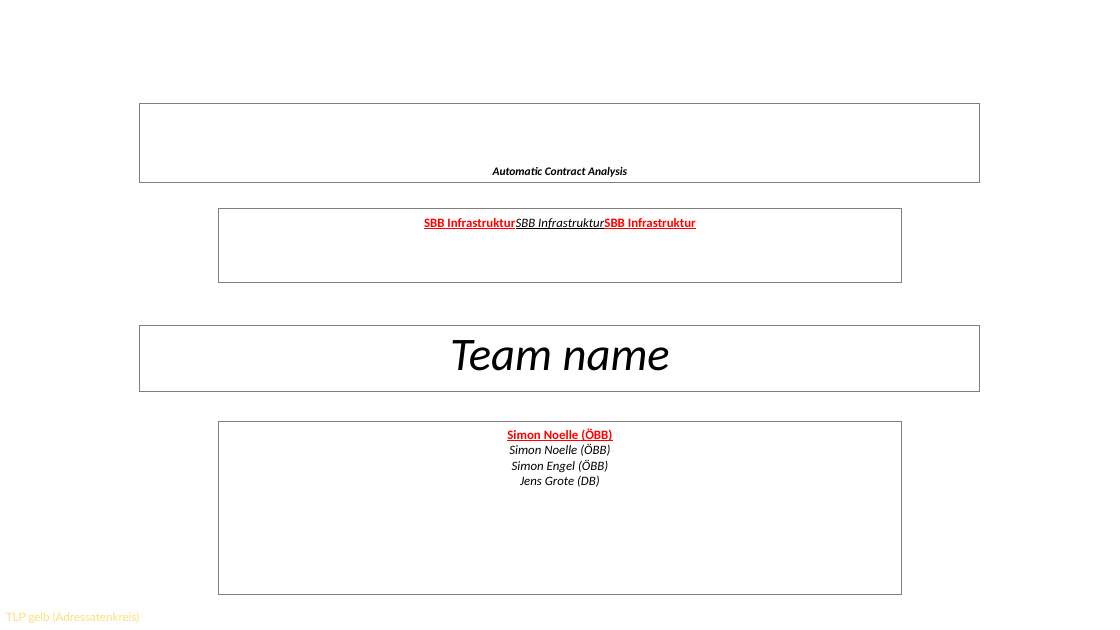
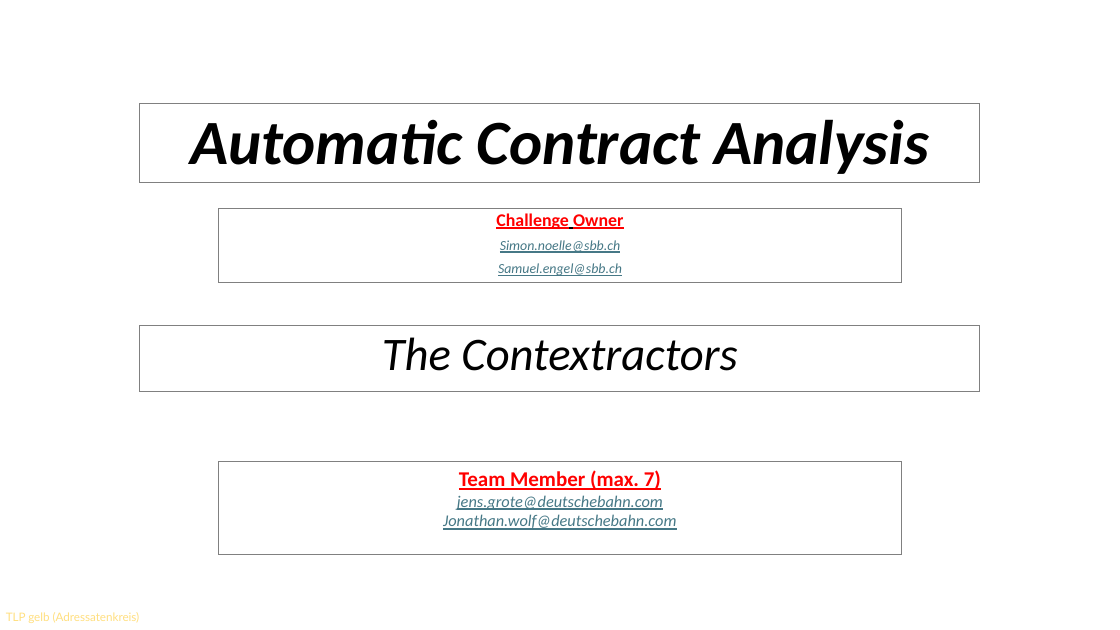
Before and after one commit to OpenRail-Playground/A38, a slide deck: slide 1 of aca/H4R2026_FactSheet_ACA.pptx. Drawn at 1120x630 pixels with LibreOffice and Linux fonts; fonts in the diff are those of the drawing; background and template pictures are left out. Boxes give left, top, right and bottom in pixels: in the first picture for what was removed or moved away, otherwise in the second. Text is boxed around its words. In the diff, an @@ line names an element or a change of style, - is before the commit and + after.

```diff
--- a/aca/H4R2026_FactSheet_ACA.pptx
+++ b/aca/H4R2026_FactSheet_ACA.pptx
@@ title "Automatic Contract Analysis" at [140,103,981,182]: size 9.9 to 54 pt @@
@@ text in rectangle at [496,213,623,276]: text changed; size 11 to 11.9 pt; text colour #FF0000 to #467886; bold off; italic on @@
-SBB InfrastrukturSBB InfrastrukturSBB Infrastruktur
+Challenge Owner
+Simon.noelle@sbb.ch
+Samuel.engel@sbb.ch
@@ subtitle at [382,337,737,371]: text changed @@
-Team name
+The Contextractors
@@ rectangle removed at [219,422,902,594] @@
-Simon Noelle (ÖBB)
-Simon Noelle (ÖBB)
-Simon Engel (ÖBB)
-Jens Grote (DB)
@@ rectangle added at [219,461,902,555], outline #808080 0.75 pt, 14 pt, text #467886, italic, underline @@
+Team Member (max. 7)
+jens.grote@deutschebahn.com
+Jonathan.wolf@deutschebahn.com
```
Also in this commit, not shown: 2 other slides changed, 1 other file.
